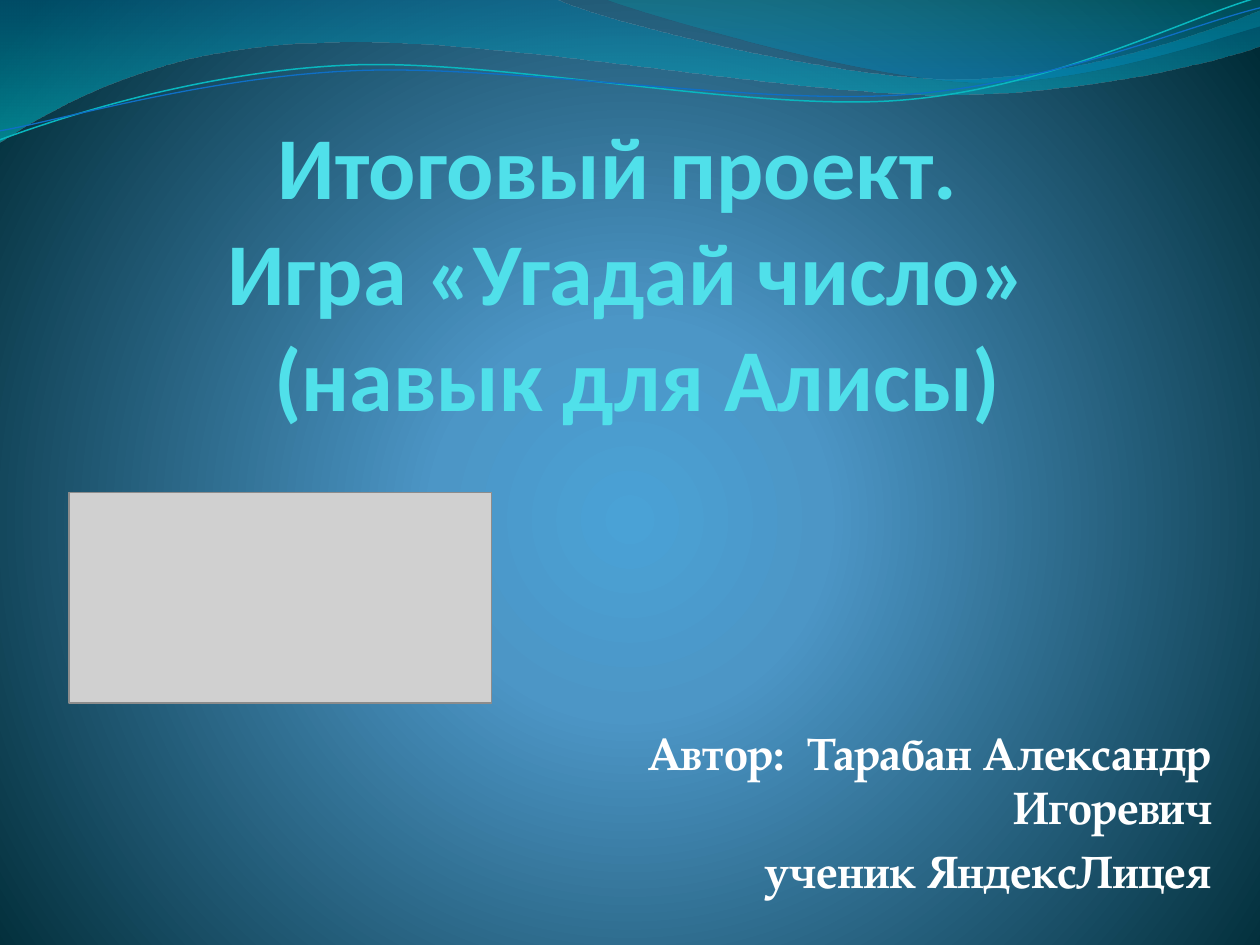
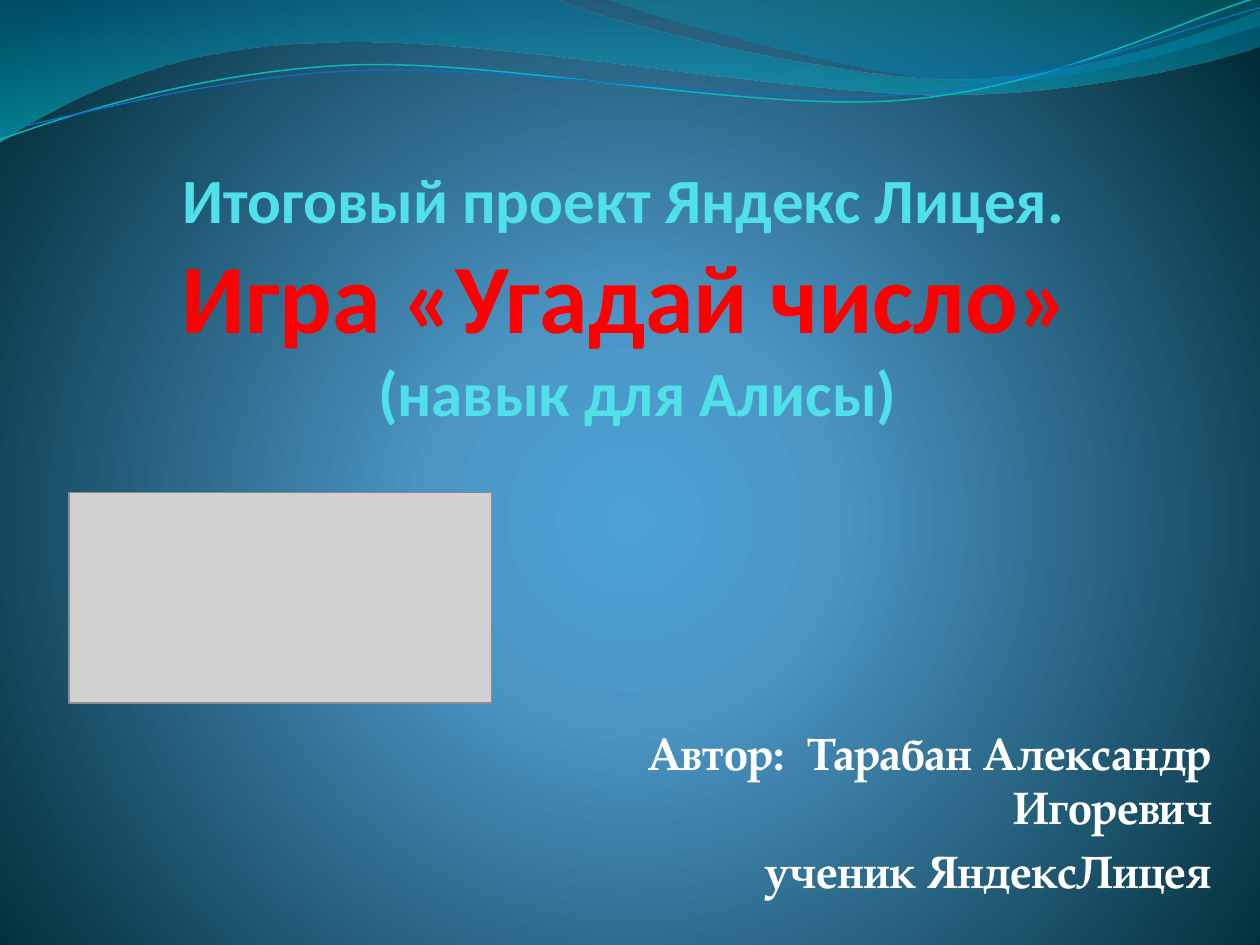
Before and after one commit to alexandr-55/Final_project, a slide deck: slide 1 of Ugaday_chiclo_itog.pptx. Drawn at 1260x945 pixels with LibreOffice and Linux fonts; fonts in the diff are those of the drawing; grey boxes stand for pictures. Boxes give left, top, right and bottom in pixels: in the first picture for what was removed or moved away, otherwise in the second. Text is boxed around its words. In the diff, an @@ line names an element or a change of style, - is before the commit and + after.

```diff
--- a/Ugaday_chiclo_itog.pptx
+++ b/Ugaday_chiclo_itog.pptx
@@ title at (181,180,1070,426): text changed; size 50.4 to 36 pt @@
-Итоговый проект.
-Игра «Угадай число» (навык для Алисы)
+Итоговый проект Яндекс Лицея.
+Игра «Угадай число» (навык для Алисы)
```
Also in this commit, not shown: 3 other slides changed, 2 slides added, 1 other file.
